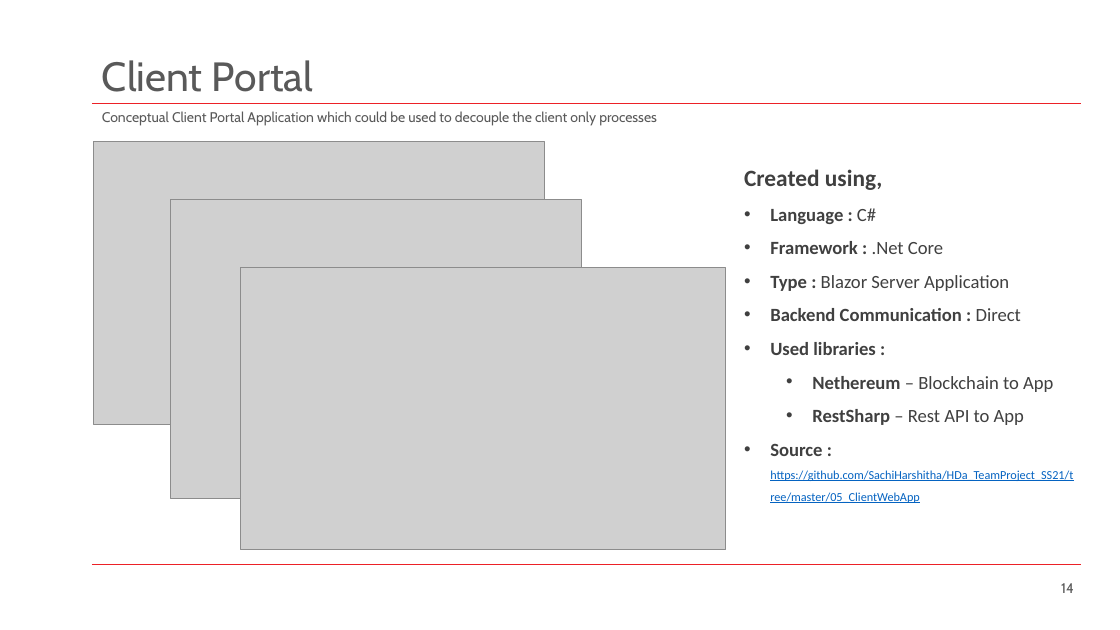
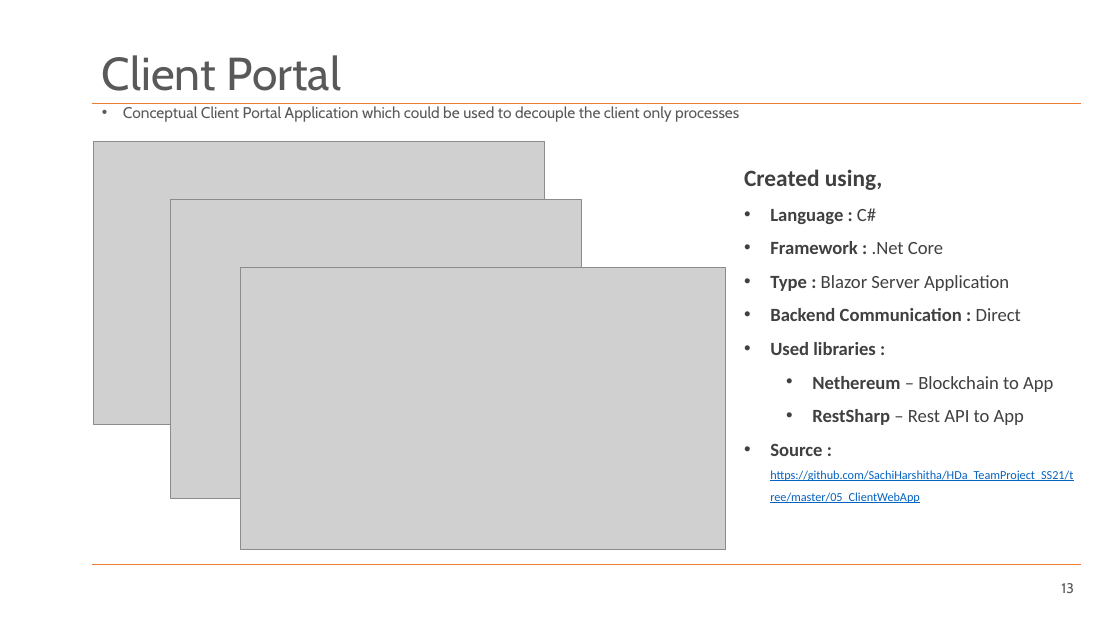
Before and after one commit to SachiHarshitha/HDa_TeamProject_SS21, a slide deck: slide 13 of 00_Documentation/M03_TeamProject_Haid_UWB-Presentation.pptx (slide 14 before the commit). Drawn at 1120x630 pixels with LibreOffice and Linux fonts; fonts in the diff are those of the drawing; grey boxes stand for pictures; background and template pictures are left out. Boxes give left, top, right and bottom in pixels: in the first picture for what was removed or moved away, otherwise in the second. Text is boxed around its words. In the diff, an @@ line names an element or a change of style, - is before the commit and + after.

```diff
--- a/00_Documentation/M03_TeamProject_Haid_UWB-Presentation.pptx
+++ b/00_Documentation/M03_TeamProject_Haid_UWB-Presentation.pptx
@@ title "Client Portal" at (102, 55, 341, 91): size 35 to 39.6 pt @@
@@ line (92, 103) - (1081, 103): stroke #EC2127 1 pt to #ED7D31 1 pt @@
@@ subtitle "Conceptual Client Portal Application which ..." at (123, 106, 739, 122): size 12 to 13.3 pt; bullet none to •; line spacing 0.9 to 0.7 @@
@@ line (92, 565) - (1081, 565): stroke #EC2127 1 pt to #ED7D31 1 pt @@
@@ page number at (1061, 583, 1074, 593): text changed @@
-14
+13
```
Also in this commit, not shown: 13 other slides changed, 1 slide removed.
